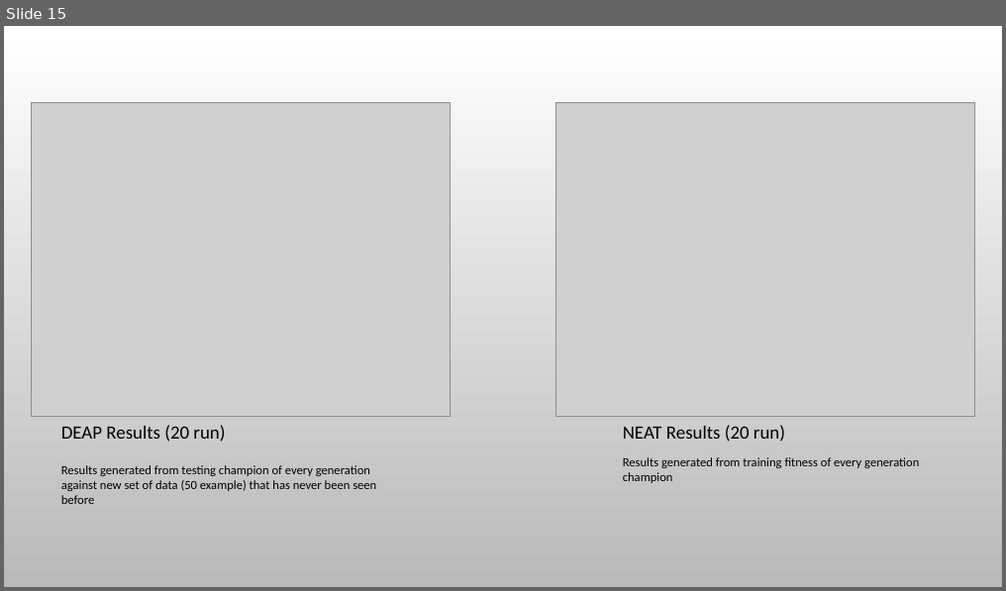
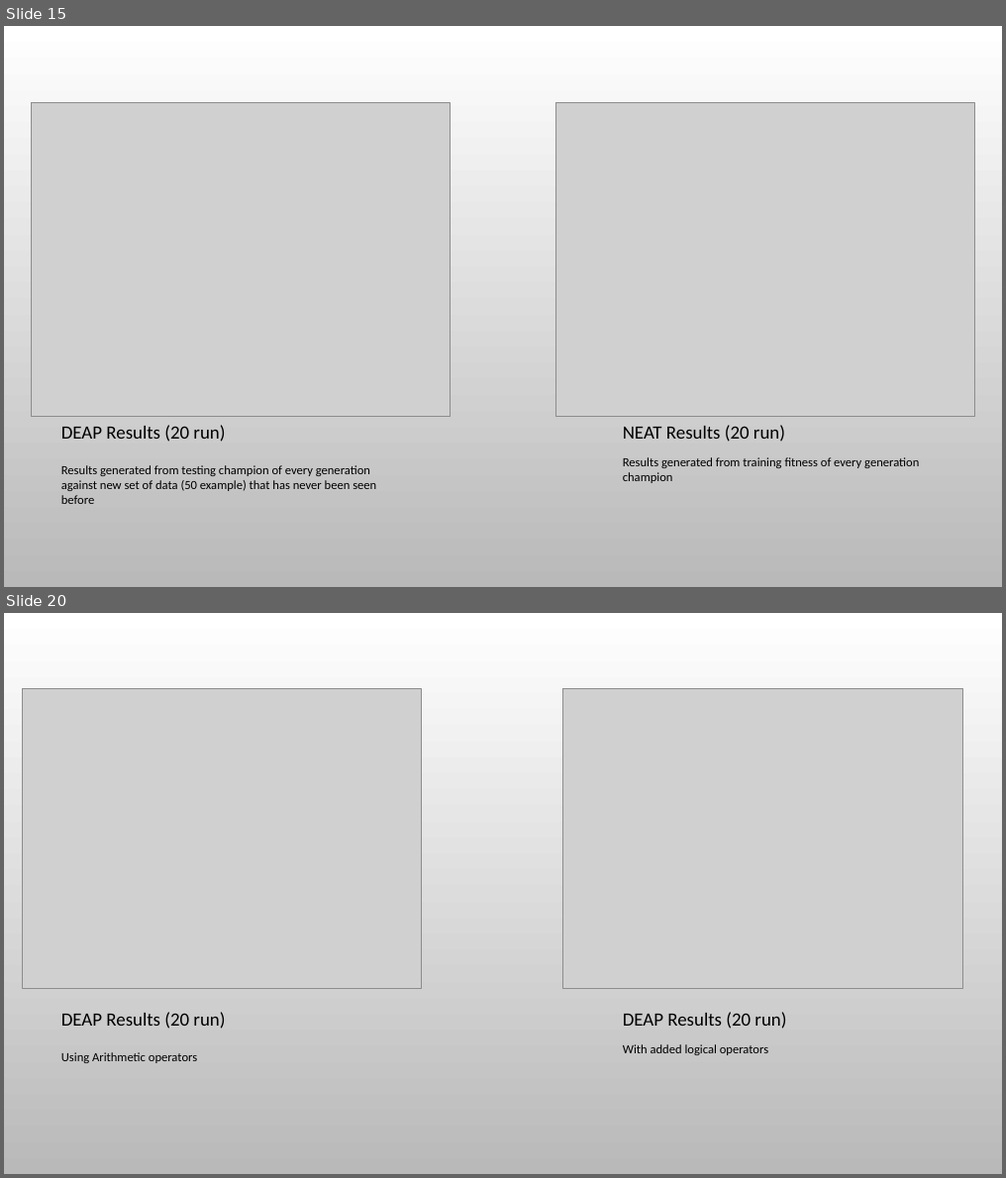
Before and after one commit to Mihyar-30614/Genetic-Programming-Benchmarking-Deep-Memory-Tasks, a slide deck: Results Showcase.pptx. Shown one above the other, each under a label of ours: slide 15 before the commit, slides 15 and 20 after it; the slides between them are not shown. The pictures are 1006x591 and 1006x1178 pixels, drawn with LibreOffice and Linux fonts; fonts in the diff are those of the drawing; grey boxes stand for pictures; background and template pictures are left out. Boxes give left, top, right and bottom in pixels: in the first picture for what was removed or moved away, otherwise in the second. Text is boxed around its words. In the diff, an @@ line names an element or a change of style, - is before the commit and + after.

Commit message:
Results Showcase

```diff
--- a/Results Showcase.pptx
+++ b/Results Showcase.pptx
@@ slide 20 added at (4, 613, 1002, 1174), background picture (left out) @@
@@ picture added at (22, 688, 422, 988) @@
@@ picture added at (563, 688, 963, 988) @@
@@ text added at (61, 1012, 225, 1029), 18 pt, text #000000 @@
+DEAP Results (20 run)
@@ text added at (623, 1012, 786, 1029), 18 pt, text #000000 @@
+DEAP Results (20 run)
@@ text added at (61, 1053, 197, 1063), 12 pt, text #000000 @@
+Using Arithmetic operators
@@ text added at (623, 1045, 768, 1056), 12 pt, text #000000 @@
+With added logical operators
```
Also in this commit, not shown: 4 other slides added, 15 other files.
